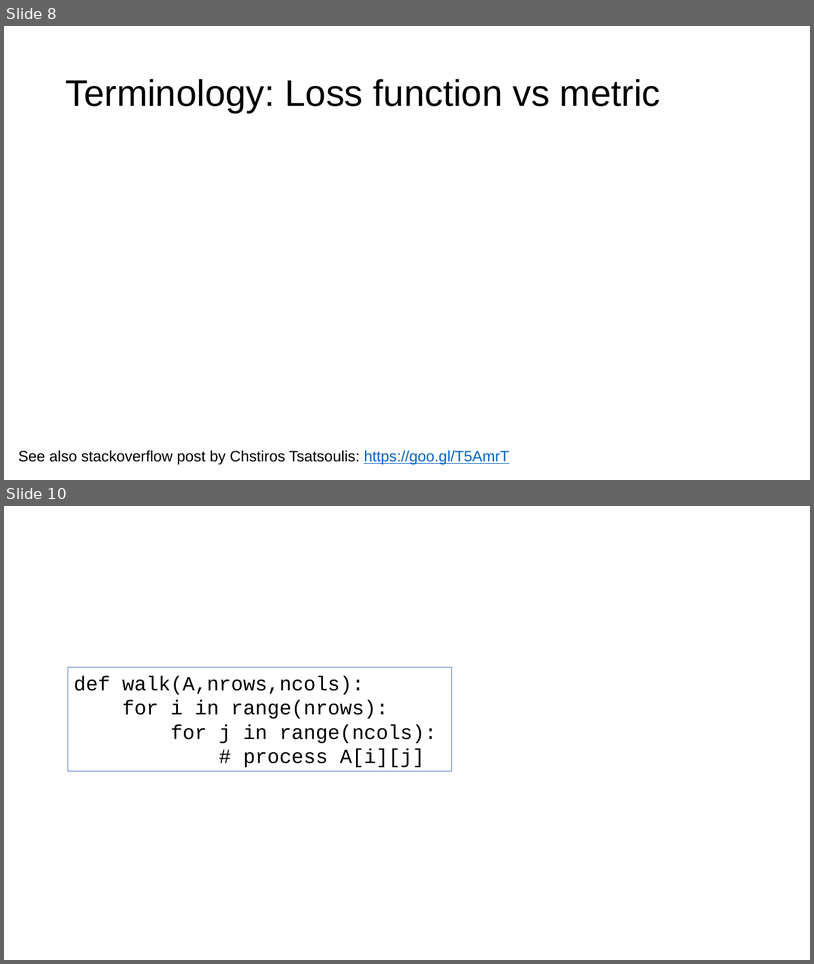
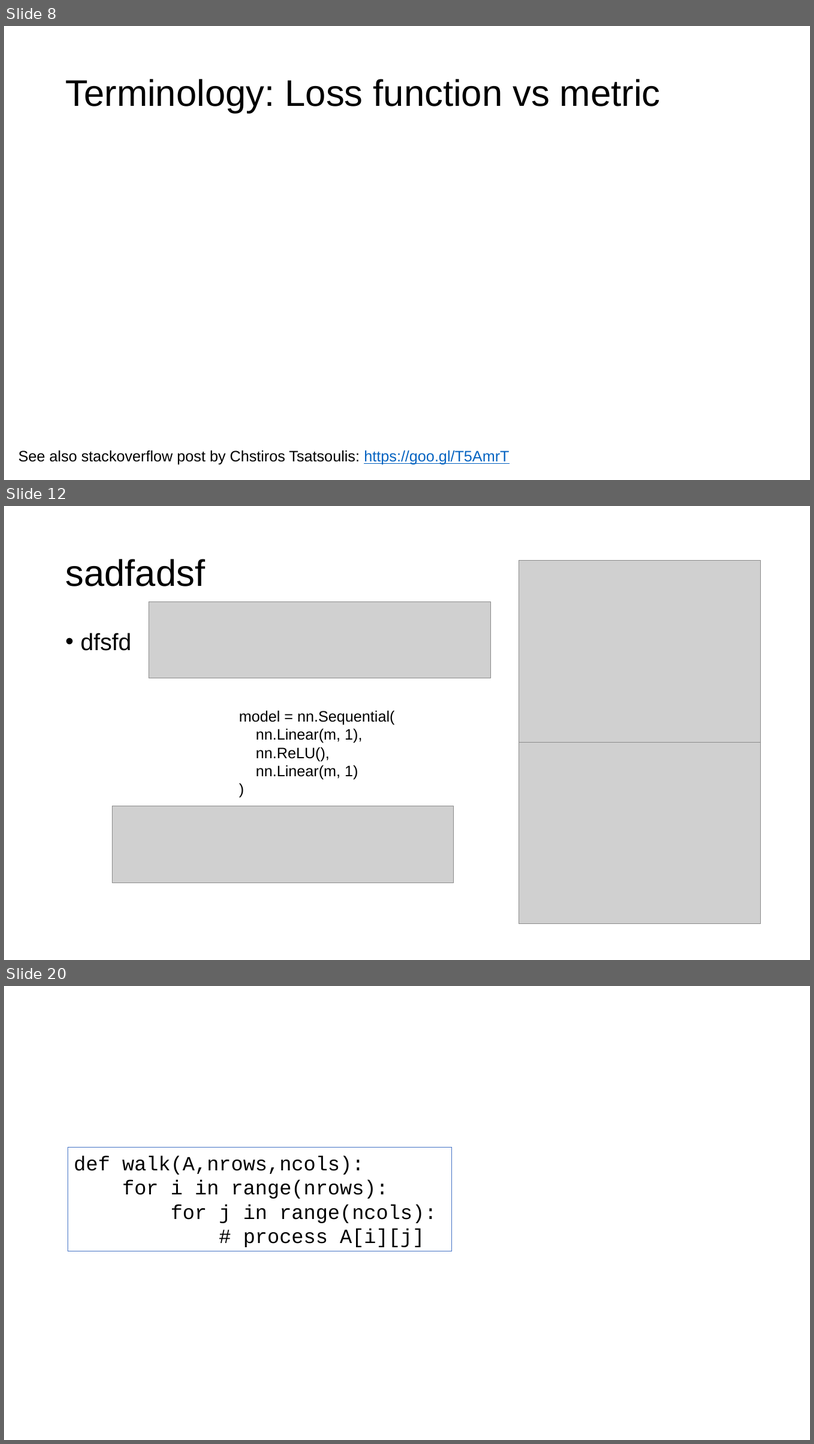
Before and after one commit to parrt/fundamentals-of-deep-learning, a slide deck: lectures/intro.pptx. Shown one above the other, each under a label of ours: slides 8 and 10 before the commit, slides 8, 12 and 20 after it; the slides between them are not shown. The pictures are 814x964 and 814x1444 pixels, drawn with LibreOffice and Linux fonts; fonts in the diff are those of the drawing; grey boxes stand for pictures; background and template pictures are left out. Boxes give left, top, right and bottom in pixels: in the first picture for what was removed or moved away, otherwise in the second. Text is boxed around its words. In the diff, an @@ line names an element or a change of style, - is before the commit and + after.

```diff
--- a/lectures/intro.pptx
+++ b/lectures/intro.pptx
@@ slide 12 added at (x1=4, y1=506, x2=810, y2=960), background #FFFFFF @@
@@ title added at (x1=65, y1=559, x2=205, y2=586), 44 pt, text #000000 @@
+sadfadsf
@@ picture added at (x1=519, y1=561, x2=761, y2=742) @@
@@ picture added at (x1=149, y1=601, x2=491, y2=678) @@
@@ text added at (x1=81, y1=633, x2=132, y2=651), 28 pt, text #000000 @@
+• dfsfd
@@ text added at (x1=239, y1=710, x2=395, y2=780), 18 pt, text #000000 @@
+model = nn.Sequential(
+nn.Linear(m, 1),
+nn.ReLU(),
+nn.Linear(m, 1)
+)
@@ picture added at (x1=519, y1=742, x2=761, y2=924) @@
@@ picture added at (x1=112, y1=806, x2=454, y2=882) @@
@@ what was slide 10 is now slide 20 @@
```
Also in this commit, not shown: 3 slides changed, 9 other slides added, 5 other files.
